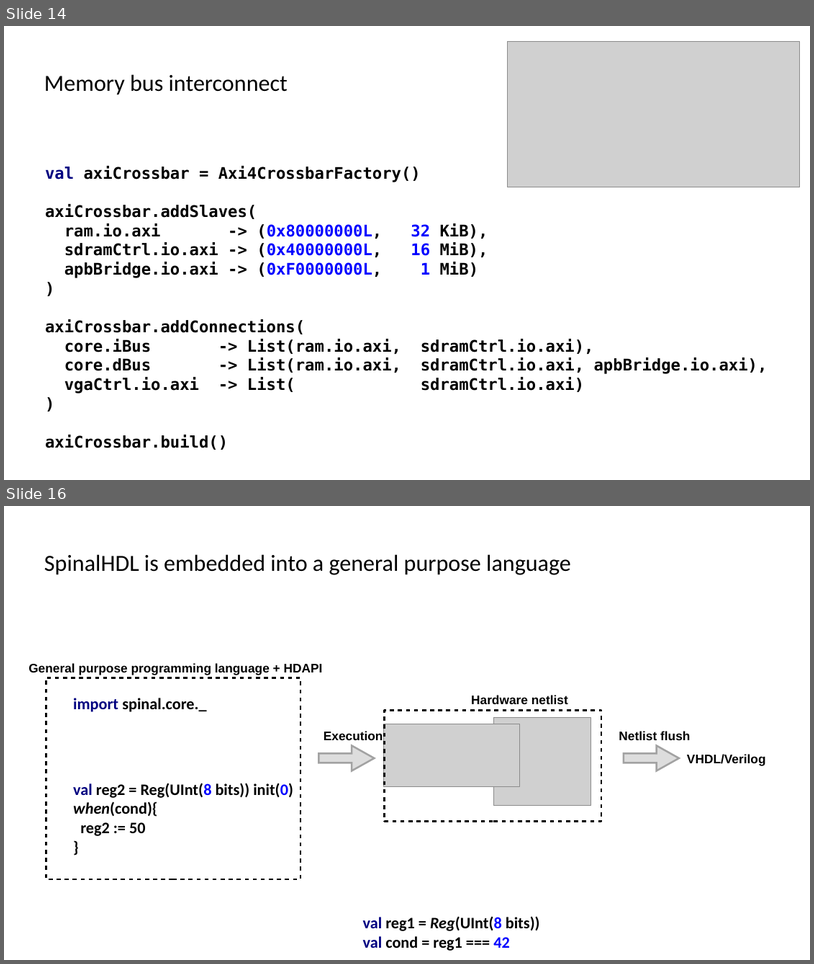
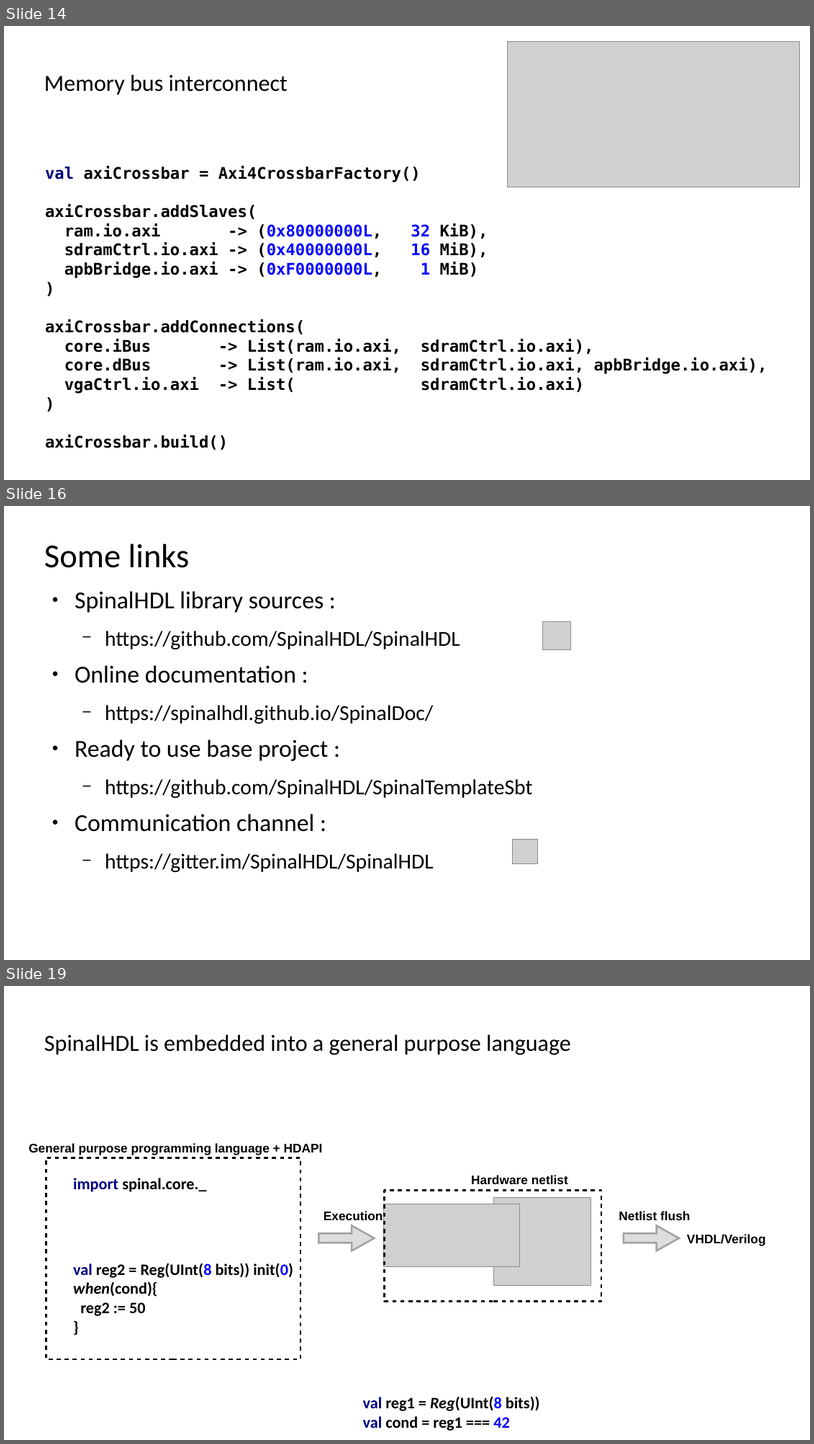
Before and after one commit to SpinalHDL/SpinalDoc, a slide deck: presentation/en/wosh_2019.odp. Shown one above the other, each under a label of ours: slides 14 and 16 before the commit, slides 14, 16 and 19 after it; the slides between them are not shown. The pictures are 814x964 and 814x1444 pixels, drawn with LibreOffice and Linux fonts; fonts in the diff are those of the drawing; grey boxes stand for pictures. Boxes give left, top, right and bottom in pixels: in the first picture for what was removed or moved away, otherwise in the second. Text is boxed around its words. In the diff, an @@ line names an element or a change of style, - is before the commit and + after.

```diff
--- a/presentation/en/wosh_2019.odp
+++ b/presentation/en/wosh_2019.odp
@@ slide 16 added at (4, 506, 810, 960), background #FFFFFF @@
@@ title added at (44, 543, 190, 568), 37.7 pt, text #000000 @@
+Some links
@@ text added at (75, 591, 532, 872), 24 pt, text #000000 @@
+● SpinalHDL library sources :
+  − https://github.com/SpinalHDL/SpinalHDL
+● Online documentation :
+  − https://spinalhdl.github.io/SpinalDoc/
+● Ready to use base project :
+  − https://github.com/SpinalHDL/SpinalTemplateSbt
+● Communication channel :
+  − https://gitter.im/SpinalHDL/SpinalHDL
@@ picture added at (543, 622, 571, 650) @@
@@ picture added at (513, 839, 538, 864) @@
@@ what was slide 16 is now slide 19 @@
```
Also in this commit, not shown: 12 slides changed, 2 other slides added.
